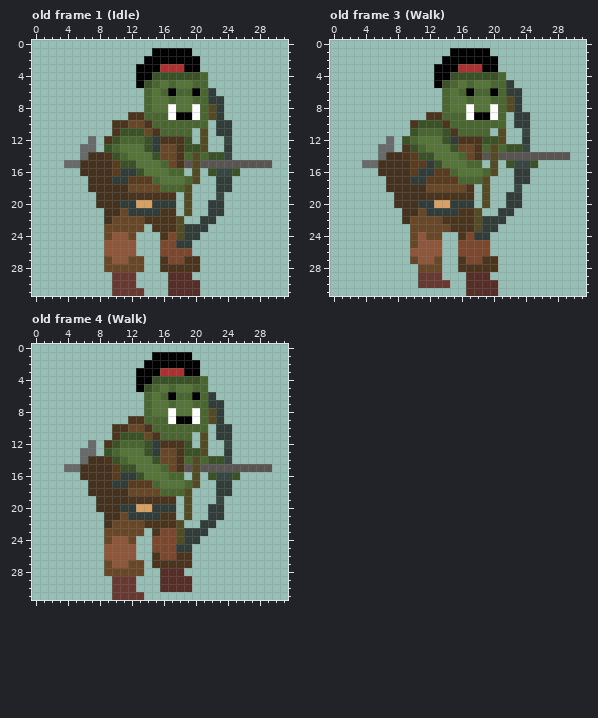
Pixel-art file, stored at src/assets/images/own/Orcs.aseprite. Above, as it was before the edit.
32x32 pixels, 4 frames. Shown: old frame 1 (Idle), old frame 3 (Walk), old frame 4 (Walk). The commit also changed other frames, which this record leaves out.
After the commit:
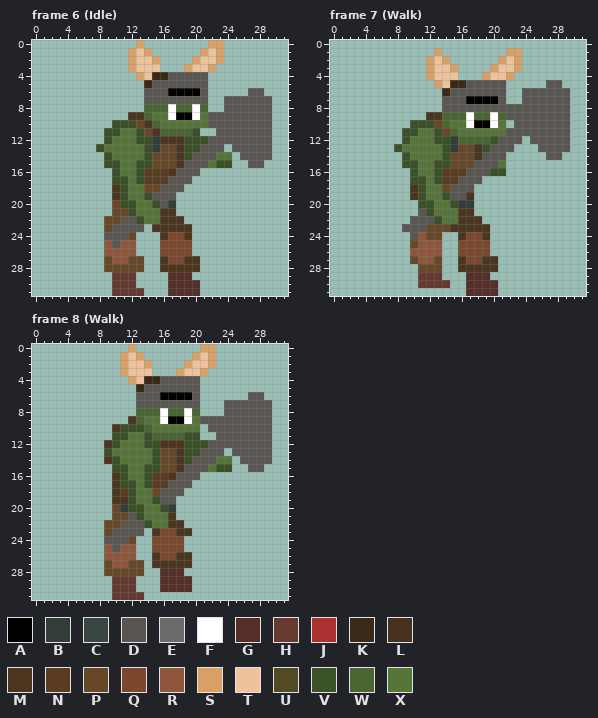
Palette (. is transparent): A #000000  B #323c39  C #384742  D #595652  E #696a6a  F #ffffff  G #542e27  H #663931  J #ac3232  K #3c2a18  L #44321f  M #4c351e  N #5a3d20  P #674727  Q #7d472d  R #8f563b  S #d9a066  T #eec39a  U #524b24  V #3b5127  W #4b6731  X #567539
A new or re-ordered frame is compared with the old frame closest to it.
What changed:
frames 4 -> 8
Changed rows in their new state; - is an unchanged pixel.
Frame 6 (Idle) is new; against old frame 1 (Idle):
first column x 4:
 0 ---------S--------SS------
 1 --------STS.....-STS------
 2 --------STTS....STTS------
 3 --------STTT...STTS-------
 4 ---------STKKDDDDD--------
 5 ---------.KDDDDDDD--------
 6 ----------DDD-AA-D.----DD-
 7 ----------DDDDDDDD..DDDDDD
 8 -----------WW-WW--..DDDDDD
 9 -----------XX----XDDDDDDDD
10 ------VVV---XXXXXXDDDDDDDD
11 -----VVXX-------V.-DDDDDDD
12 ---.-VXXXV------VVDDDDDDDD
13 --..VXX----------DDD.DDDDD
14 --...VXX--VP---VDDDXX-DDDD
15 .....VVXXVVPP---D-XVV..--.
16 --....VXX-NNNMDDD-....----
17 ---...VVXV-NNDDD.--..-----
18 ---...MVXX--DDD.---..-----
19 ----..MVXXVDDD-.---.------
20 ----..PVVXXVD--.--..------
21 -----.P-VXXX---.--..------
22 -----P-DDVXX--M--..-------
23 ------DDDD----MM..--------
24 -----DDD------QM.---------
25 ------D-------QQ----------
Frame 7 (Walk) is new; against old frame 3 (Walk):
first column x 4:
 1 ---------S-.....--SS------
 2 --------STS......STS------
 3 --------STTS....STTS------
 4 --------STTT...STTS-------
 5 ---------STKKDDDDD.----DD-
 6 ----------KDDDDDDD..DDDDDD
 7 ----------DDDAAAAD..DDDDDD
 8 ----------DDDDDDDDDDDDDDDD
 9 --------------WW--DDDDDDDD
10 ------V--PWXXFAAFX-DDDDDDD
11 -----V-XXVPWXXXXXXDDDDDDDD
12 ---.--X--V--WWWW-DDD.DDDDD
13 --..VXXX--VB---VDDD..-DDDD
14 --...VXXX-VPP---D-.....--.
15 .....VVXX-VPPPDDDX....----
16 --....VXXV-NNDDDVV-..-----
17 ---...VVXV--DDD.---..-----
18 ---...MVXX-DDD-.---.------
19 ----..MVXXVDD--.--..------
20 ----...VVXXV---.--..------
21 -----..DVXXX--.--..-------
22 -----.DDDVXX--M...--------
23 -----DDD------MM.---------
24 ------D-------QM----------
Frame 8 (Walk) is new; against old frame 4 (Walk):
first column x 4:
 0 --------S--------SS-------
 1 -------STS-.....STS-------
 2 -------STTS....STTS-------
 3 -------STTT...STTS--------
 4 --------STKKDDDDD.--------
 5 ---------KDDDDDDD.--------
 6 ---------DDDA-AAD..----DD-
 7 ---------DDDDDDDD...DDDDDD
 8 ---------W-WFWWFW...DDDDDD
 9 ---------WXXFA-FXDDDDDDDDD
10 -------VVVWXXXXXX.DDDDDDDD
11 ------V-XXVW---VV.-DDDDDDD
12 ---.---XXX-V----VVDDDDDDDD
13 --..--X---XV-----DDD.DDDDD
14 --...--X-------VDDDXX-DDDD
15 ......V-X-VVP---D-XVV..--.
16 --....MVXXVNNMDDD-....----
17 ---...MVVXVNNDDD.--..-----
18 ---...MNVXX-DDD.---..-----
19 ----..MMVXXVDD-.---.------
20 ----..P-VVXXV--.--..------
21 -----.P-DVXXX--.--..------
22 -----P-DDDVXX-M--..-------
23 ------DDDD----MM..--------
24 -----DDD------Q..---------
25 ------D-------Q.----------
Boxes around the changes in both pictures, in picture pixels (x1, y1, x2, y2):
changed: (64, 40, 272, 248)
changed: (362, 48, 570, 240)
changed: (64, 344, 272, 552)
